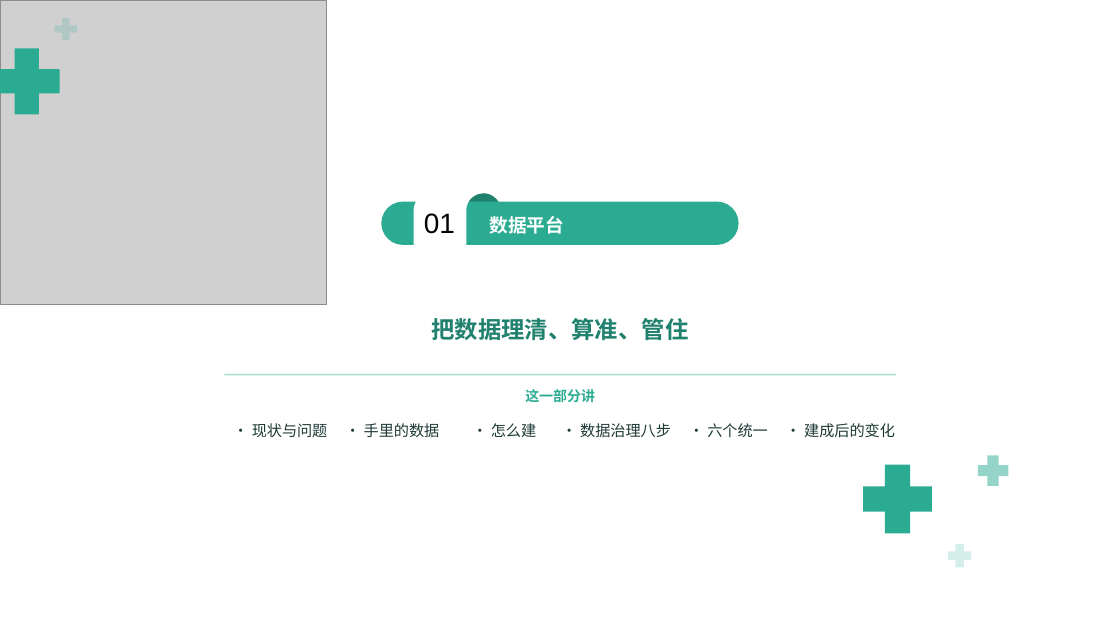
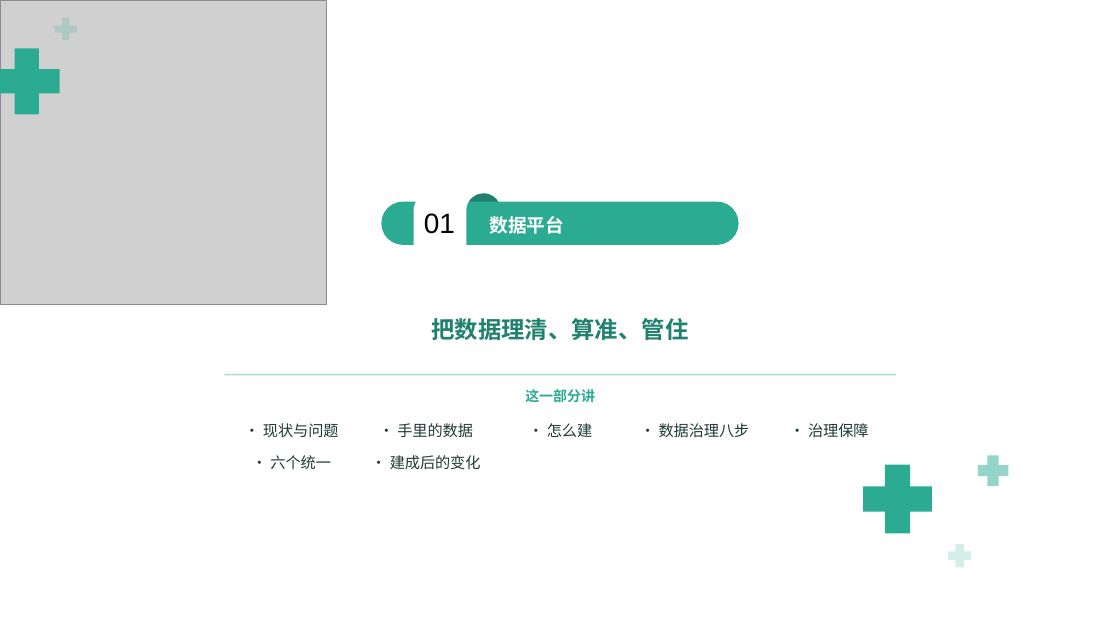
Before and after one commit to keanying/relevance, a slide deck: slide 4 of AI＋数据平台_老板汇报_青绿模板.pptx. Drawn at 1120x630 pixels with LibreOffice and Linux fonts; fonts in the diff are those of the drawing; grey boxes stand for pictures; background and template pictures are left out. Boxes give left, top, right and bottom in pixels: in the first picture for what was removed or moved away, otherwise in the second. Text is boxed around its words. In the diff, an @@ line names an element or a change of style, - is before the commit and + after.

```diff
--- a/AI＋数据平台_老板汇报_青绿模板.pptx
+++ b/AI＋数据平台_老板汇报_青绿模板.pptx
@@ text "· 现状与问题": place and size @@
-text "· 现状与问题" at [252,423,328,437]
+text "· 现状与问题" at [263,423,339,437]
@@ text "· 手里的数据": place and size @@
-text "· 手里的数据" at [364,423,440,437]
+text "· 手里的数据" at [397,423,473,438]
@@ text "· 怎么建": place and size @@
-text "· 怎么建" at [491,423,536,437]
+text "· 怎么建" at [547,423,592,437]
@@ text "· 数据治理八步": place and size @@
-text "· 数据治理八步" at [580,423,671,438]
+text "· 数据治理八步" at [659,423,750,438]
@@ text "· 六个统一": place and size @@
-text "· 六个统一" at [707,423,768,437]
+text "· 六个统一" at [270,455,331,469]
@@ text "· 建成后的变化": place and size @@
-text "· 建成后的变化" at [804,423,895,438]
+text "· 建成后的变化" at [390,455,481,470]
@@ text added at [808,423,869,437], 13 pt, text #1F3A35 @@
+· 治理保障
```
Also in this commit, not shown: 42 other slides changed, 2 slides added, 12 slides removed.
